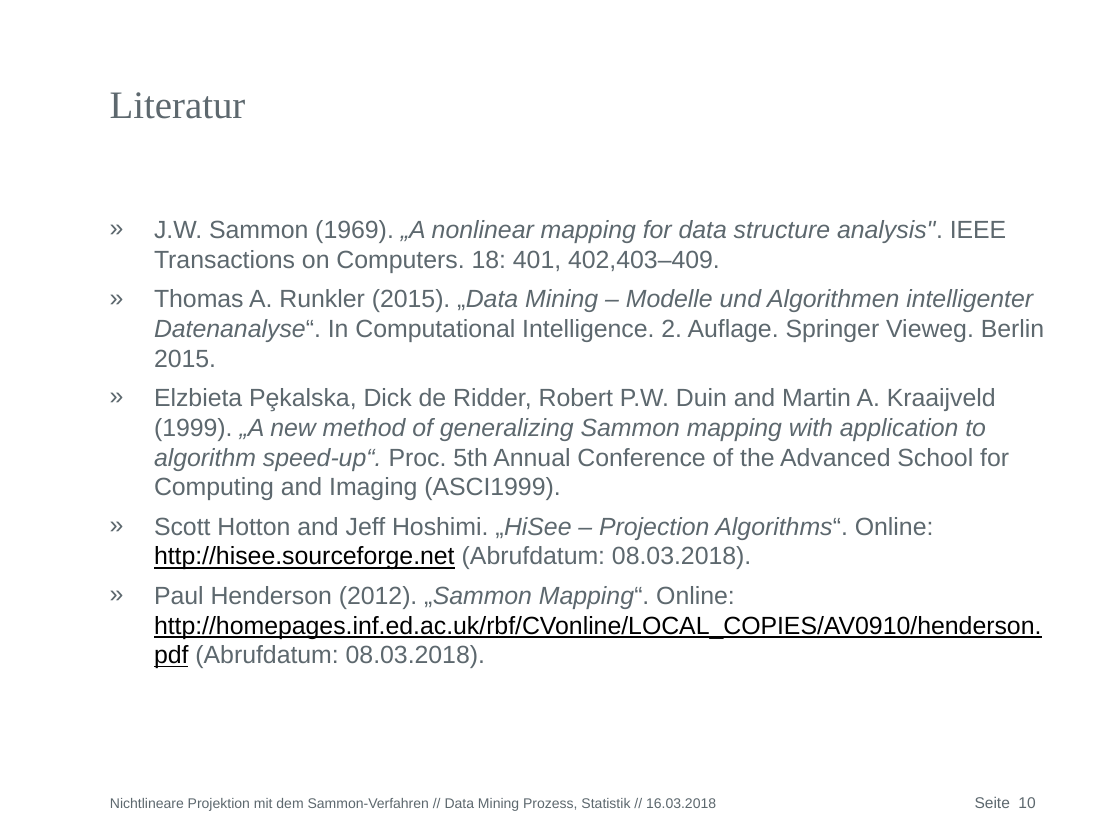
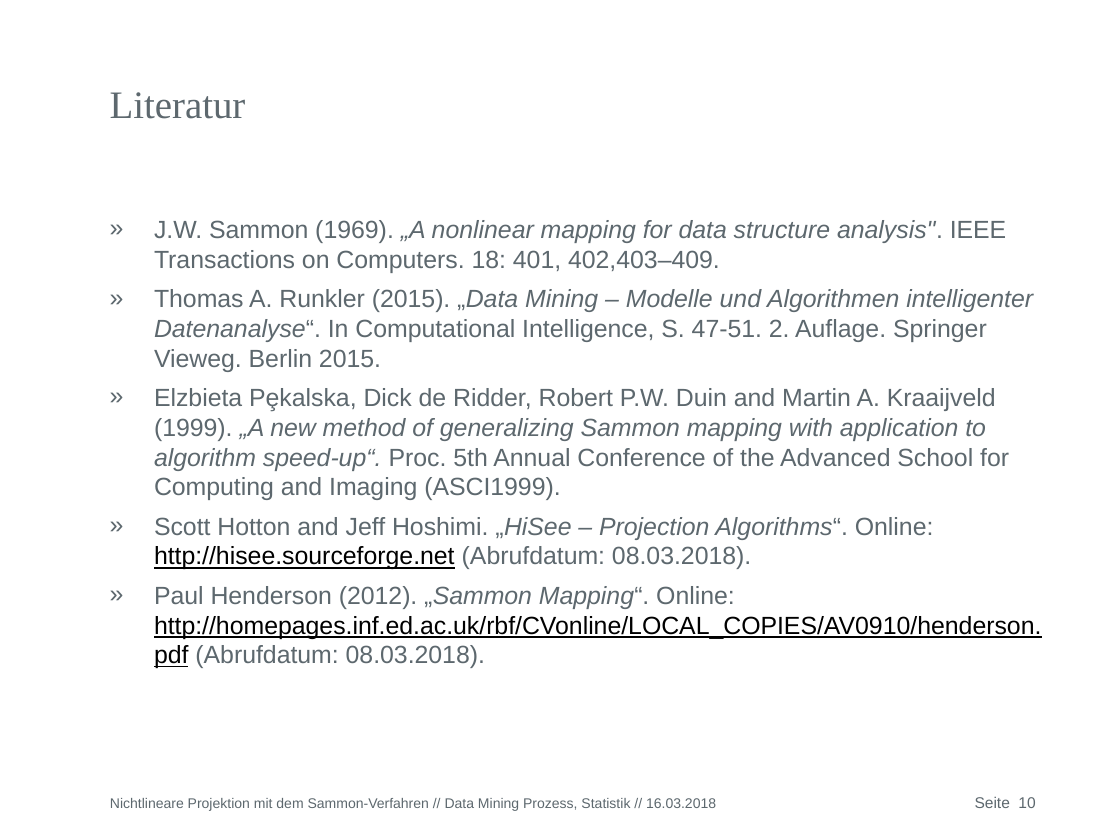
Before and after one commit to mortenterhart/Nonlinear_Sammon_Mapping, a slide deck: slide 10 of presentation/Nonlinear_Sammon_Mapping.pptx. Drawn at 1120x840 pixels with LibreOffice and Linux fonts; fonts in the diff are those of the drawing; background and template pictures are left out. Boxes give left, top, right and bottom in pixels: in the first picture for what was removed or moved away, otherwise in the second. Text is boxed around its words. In the diff, an @@ line names an element or a change of style, - is before the commit and + after.

Commit message:
Added page to Data Mining book in references

```diff
--- a/presentation/Nonlinear_Sammon_Mapping.pptx
+++ b/presentation/Nonlinear_Sammon_Mapping.pptx
@@ text at (x1=154, y1=289, x2=1033, y2=372): text changed @@
-  » Thomas A. Runkler (2015). „Data Mining – Modelle und Algorithmen intelligenter Datenanalyse“. In Computational Intelligence. 2. Auflage. Springer Vieweg. Berlin 2015.
+  » Thomas A. Runkler (2015). „Data Mining – Modelle und Algorithmen intelligenter Datenanalyse“. In Computational Intelligence, S. 47-51. 2. Auflage. Springer Vieweg. Berlin 2015.
```
Also in this commit, not shown: 2 other files.
